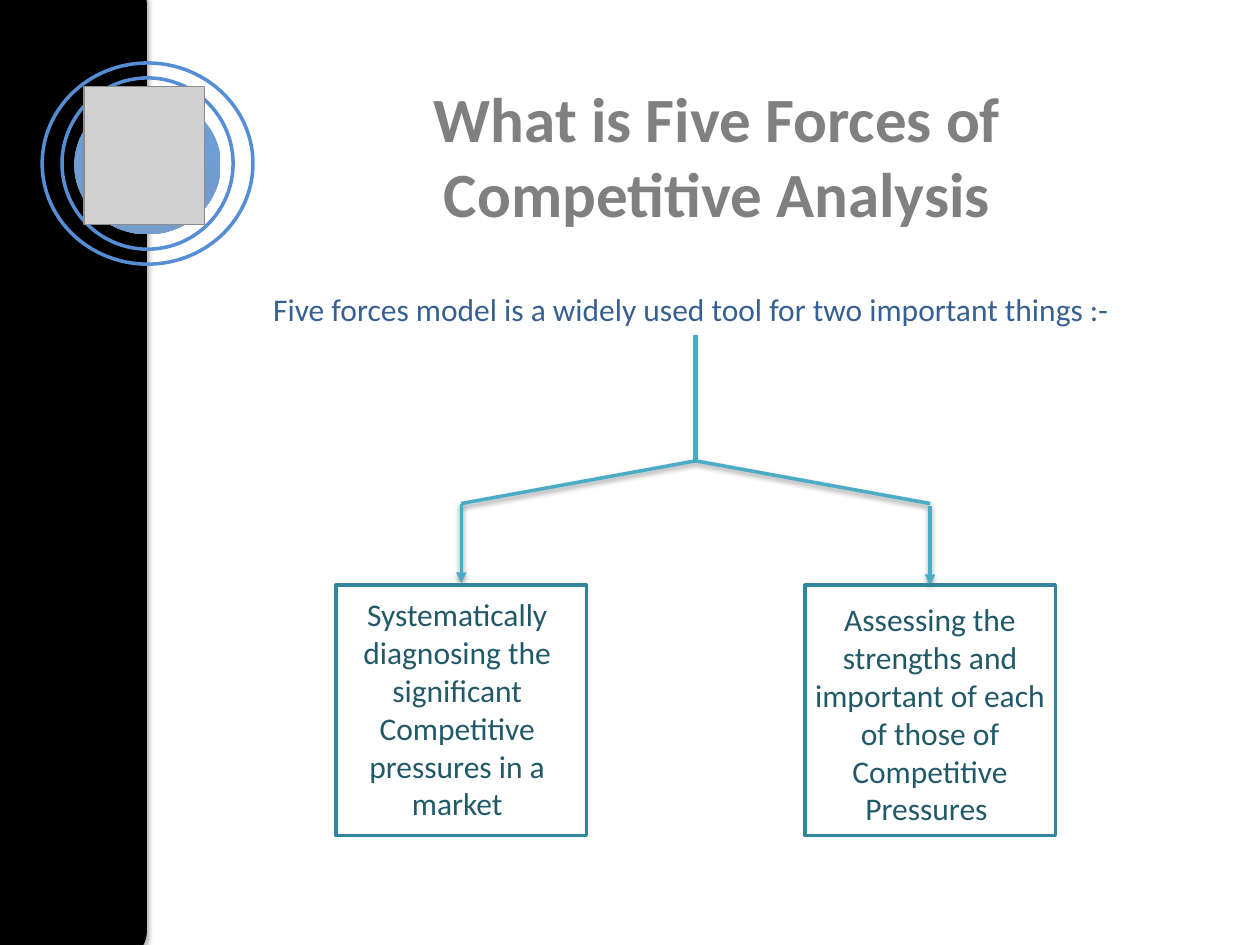
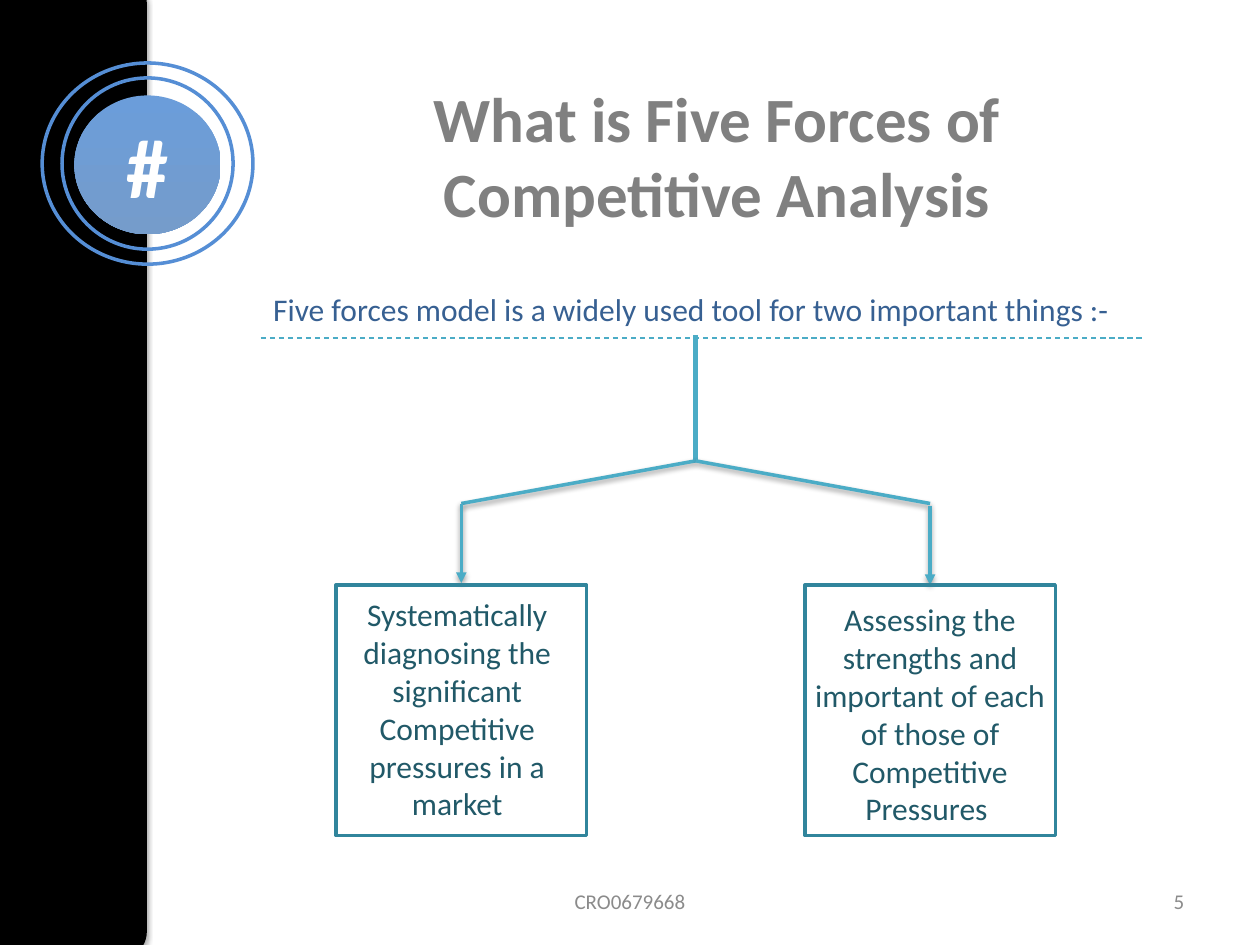
Before and after one commit to Akshaywebdev888/presentation, a slide deck: slide 5 of Five Forces of Competitive Ananlysis.pptx (slide 3 before the commit). Drawn at 1260x945 pixels with LibreOffice and Linux fonts; fonts in the diff are those of the drawing; grey boxes stand for pictures. Boxes give left, top, right and bottom in pixels: in the first picture for what was removed or moved away, otherwise in the second. Text is boxed around its words. In the diff, an @@ line names an element or a change of style, - is before the commit and + after.

```diff
--- a/Five Forces of Competitive Ananlysis.pptx
+++ b/Five Forces of Competitive Ananlysis.pptx
@@ picture removed at box(84, 87, 205, 226) @@
@@ text in ellipse at box(74, 96, 220, 234): text added @@
+#
@@ line added from (261, 338) to (1144, 338), #4BACC6 0.75 pt dashed @@
@@ text added at box(575, 895, 686, 909), 12 pt, text #8C8C8C @@
+CRO0679668
@@ page number added at box(1174, 895, 1185, 909), 12 pt, text #8C8C8C @@
+5
```
Also in this commit, not shown: 9 other slides changed, 9 slides added, 13 other files.
